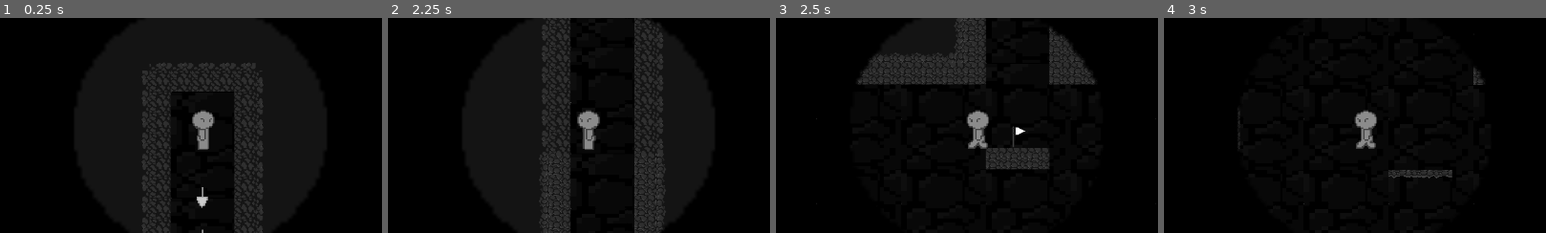
Above: before the commit, frames 1-4 (left to right).
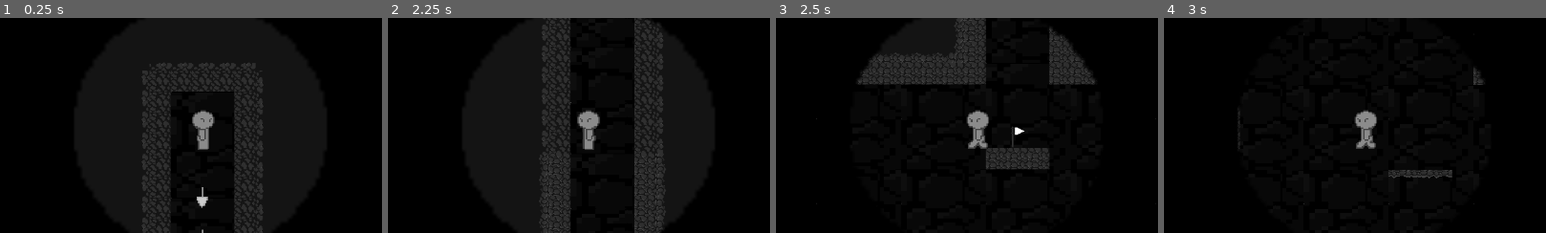
Above: after the commit, the same moments.

Repository: peachyem/ShootingForTheDark
Game: Godot game, scene res://levels/level_2.tscn
The game is run twice, just before and just after one commit, with the same random seed, the same clock (stepped at 60 frames per second) and the same inputs. This scene is started directly instead of the project's main scene.
Inputs:
- Up to frame 1 (0.25 s): no input
- Up to frame 2 (2.25 s): tap Enter (ui_accept) at 0.5, 0.77, 1.07, 1.52, 1.82 s; hold Right (ui_right) 0.53-2.03 s; hold Left (ui_left) from 2.03 s (still down)
- Up to frame 3 (2.5 s): keep holding Left (ui_left)
- Up to frame 4 (3 s): keep holding Left (ui_left)
The pictures show only the part of the screen within x 24-74%, y 22-72%; the shares and areas given below are measured in that part.

Frames 1-2 are identical in both runs. In frame 3, less than 0.1% of the frame differs, in the area x 61-66%, y 50-60%; in frame 4, nothing differs.

Commit message:
fixed checkpoints

Diff:
--- a/entities/interactables/Checkpoint.gd
+++ b/entities/interactables/Checkpoint.gd
@@ -3,9 +3,19 @@
 
 @export var spawnpoint = false
 
+func _ready() -> void:
+	if GameManager.current_checkpoint == null:
+		self.activate()
+
 func activate():
+	if (GameManager.current_checkpoint != null):
+		GameManager.current_checkpoint.deactivate()
+	$AnimationPlayer.play("activate")
 	GameManager.current_checkpoint = self
 
 func _on_area_2d_area_entered(area: Area2D):
 	if (area.is_in_group("Player") || (area.get_parent().is_in_group("Player"))):
 		activate()
+
+func deactivate():
+	$AnimationPlayer.play("RESET")
--- a/entities/interactables/checkpoint.tscn
+++ b/entities/interactables/checkpoint.tscn
@@ -1,17 +1,54 @@
-[gd_scene load_steps=4 format=3 uid="uid://dgfqsf53jlld5"]
+[gd_scene load_steps=7 format=3 uid="uid://dgfqsf53jlld5"]
 
-[ext_resource type="Texture2D" uid="uid://dtx7psl8tjwc6" path="res://images/flag.png" id="1_wggrx"]
 [ext_resource type="Script" path="res://entities/interactables/Checkpoint.gd" id="1_wwfft"]
+[ext_resource type="Texture2D" uid="uid://bwjfeb5a73hvf" path="res://images/newFlag1.png" id="2_c06va"]
 
 [sub_resource type="RectangleShape2D" id="RectangleShape2D_of57y"]
 size = Vector2(14, 37)
+
+[sub_resource type="Animation" id="Animation_eivhe"]
+resource_name = "activate"
+length = 0.8
+tracks/0/type = "value"
+tracks/0/imported = false
+tracks/0/enabled = true
+tracks/0/path = NodePath("Sprite2D:frame")
+tracks/0/interp = 1
+tracks/0/loop_wrap = true
+tracks/0/keys = {
+"times": PackedFloat32Array(0, 0.2, 0.4, 0.6),
+"transitions": PackedFloat32Array(1, 1, 1, 1),
+"update": 1,
+"values": [0, 1, 2, 3]
+}
+
+[sub_resource type="Animation" id="Animation_8niq7"]
+length = 0.001
+tracks/0/type = "value"
+tracks/0/imported = false
+tracks/0/enabled = true
+tracks/0/path = NodePath("Sprite2D:frame")
+tracks/0/interp = 1
+tracks/0/loop_wrap = true
+tracks/0/keys = {
+"times": PackedFloat32Array(0),
+"transitions": PackedFloat32Array(1),
+"update": 1,
+"values": [0]
+}
+
+[sub_resource type="AnimationLibrary" id="AnimationLibrary_anfeq"]
+_data = {
+"RESET": SubResource("Animation_8niq7"),
+"activate": SubResource("Animation_eivhe")
+}
 
 [node name="Checkpoint" type="Node2D" groups=["Checkpoints"]]
 script = ExtResource("1_wwfft")
 
 [node name="Sprite2D" type="Sprite2D" parent="."]
 position = Vector2(7, 0)
-texture = ExtResource("1_wggrx")
+texture = ExtResource("2_c06va")
 hframes = 4
 
 [node name="Area2D" type="Area2D" parent="."]
@@ -22,4 +59,9 @@
 position = Vector2(0, -1.5)
 shape = SubResource("RectangleShape2D_of57y")
 
+[node name="AnimationPlayer" type="AnimationPlayer" parent="."]
+libraries = {
+"": SubResource("AnimationLibrary_anfeq")
+}
+
 [connection signal="area_entered" from="Area2D" to="." method="_on_area_2d_area_entered"]
Not shown, added: images/newFlag1.png.import
